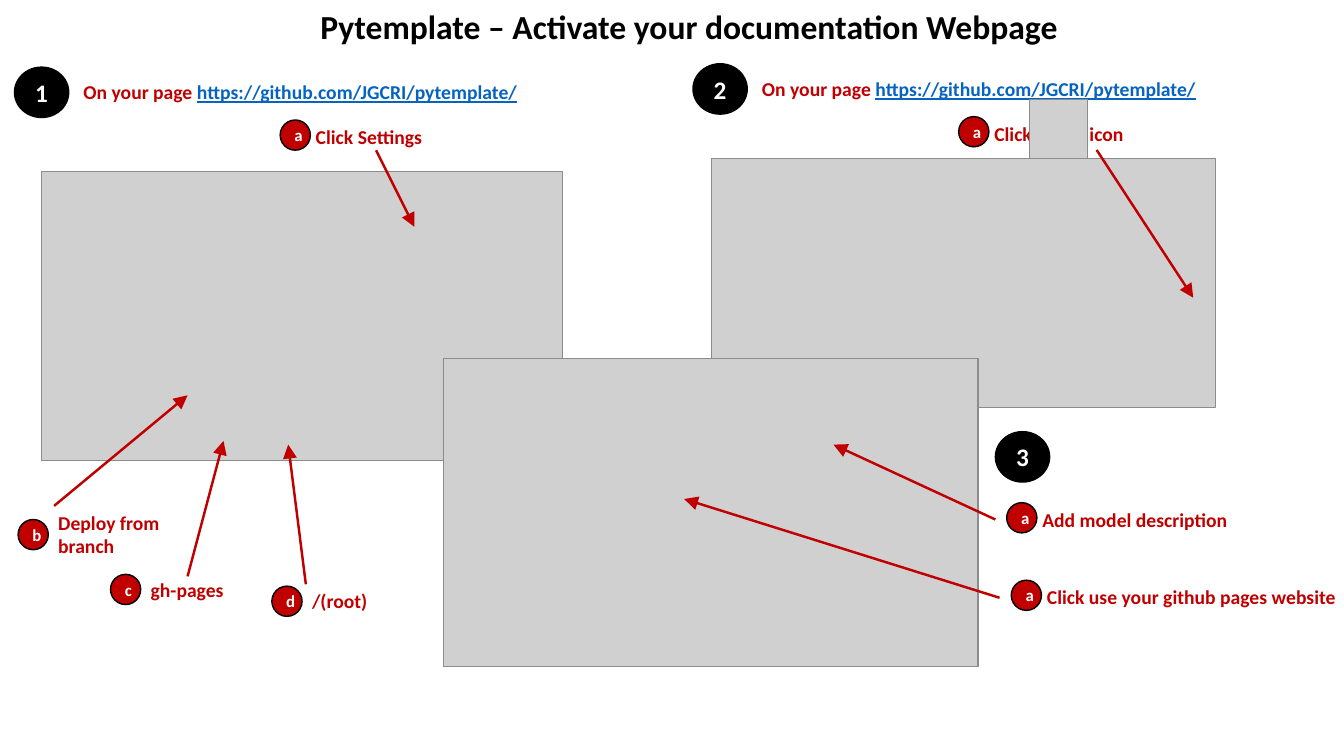
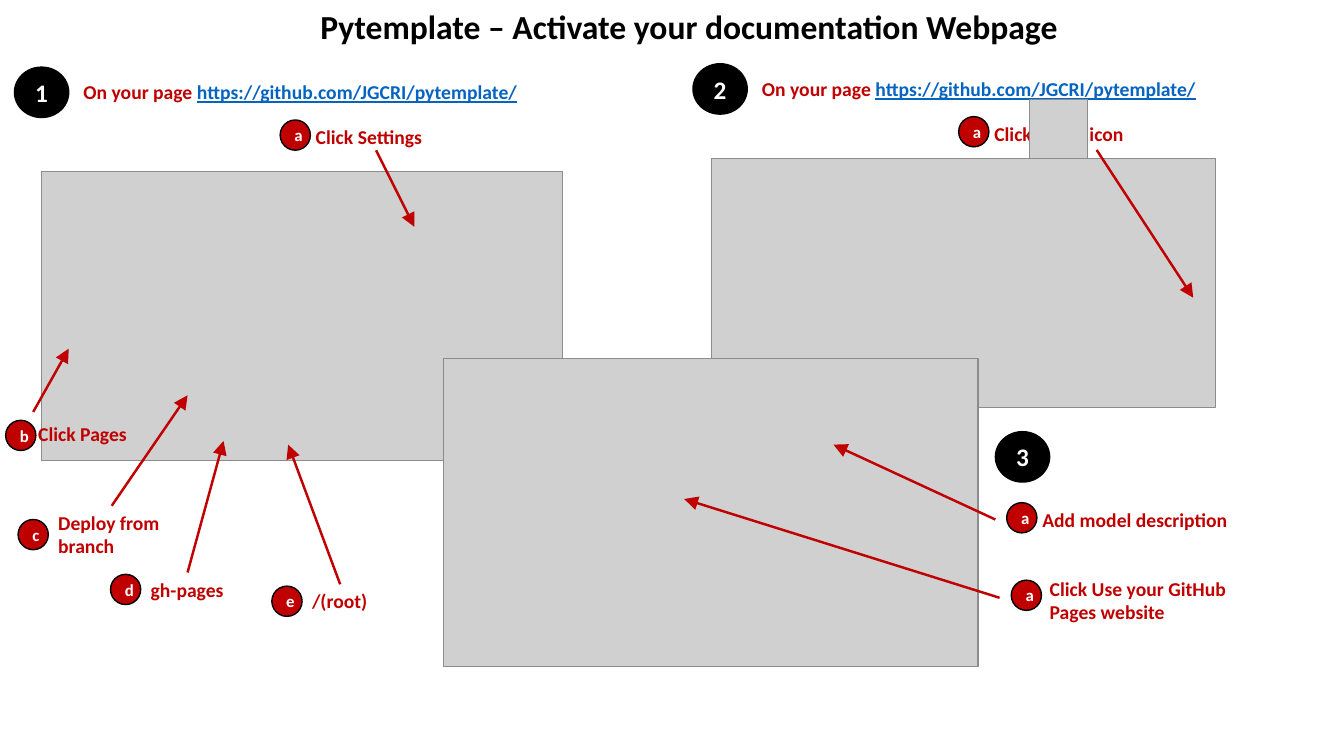
Before and after one commit to JGCRI/pytemplate, a slide deck: slide 3 of extras/figures.pptx. Drawn at 1344x756 pixels with LibreOffice and Linux fonts; fonts in the diff are those of the drawing; grey boxes stand for pictures. Boxes give left, top, right and bottom in pixels: in the first picture for what was removed or moved away, otherwise in the second. Text is boxed around its words. In the diff, an @@ line names an element or a change of style, - is before the commit and + after.

```diff
--- a/extras/figures.pptx
+++ b/extras/figures.pptx
@@ arrow added from (33, 412) to (69, 349), #C00000 1.75 pt @@
@@ arrow moved from (54, 506) - (188, 395) to (112, 506) - (188, 395) @@
@@ ellipse "b": place and size @@
-ellipse "b" at <box>18,519,48,549</box>
+ellipse "b" at <box>6,420,36,451</box>
@@ text added at <box>38,425,127,447</box>, 14 pt, text #C00000, bold @@
+Click Pages
@@ arrow moved from (188, 577) - (224, 442) to (188, 573) - (224, 442) @@
@@ arrow moved from (306, 585) - (288, 445) to (340, 585) - (288, 445) @@
@@ ellipse "c": place and size @@
-ellipse "c" at <box>111,575,141,605</box>
+ellipse "c" at <box>18,519,48,549</box>
@@ ellipse "d": place and size @@
-ellipse "d" at <box>272,586,302,616</box>
+ellipse "d" at <box>111,575,141,605</box>
@@ ellipse added at <box>272,586,302,616</box>, fill #C00000, outline #000000 1 pt, 12 pt, text #FFFFFF, bold @@
+e
@@ text at <box>1050,582,1226,623</box>: text changed @@
-Click use your github pages website
+Click Use your GitHub Pages website
```
Also in this commit, not shown: 1 other file.
